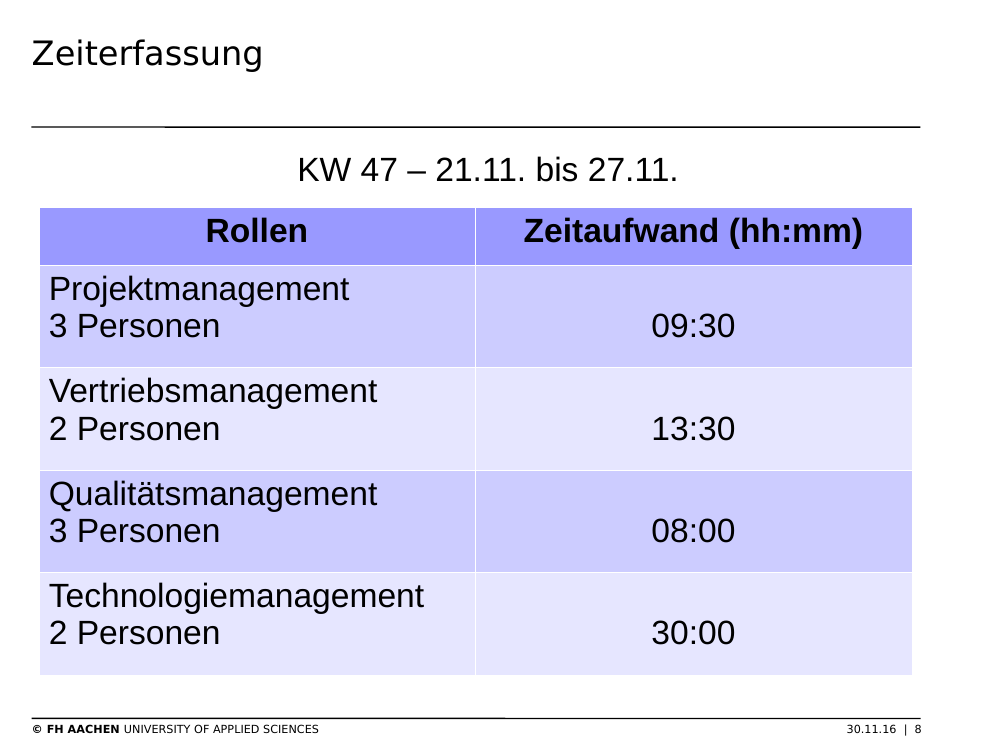
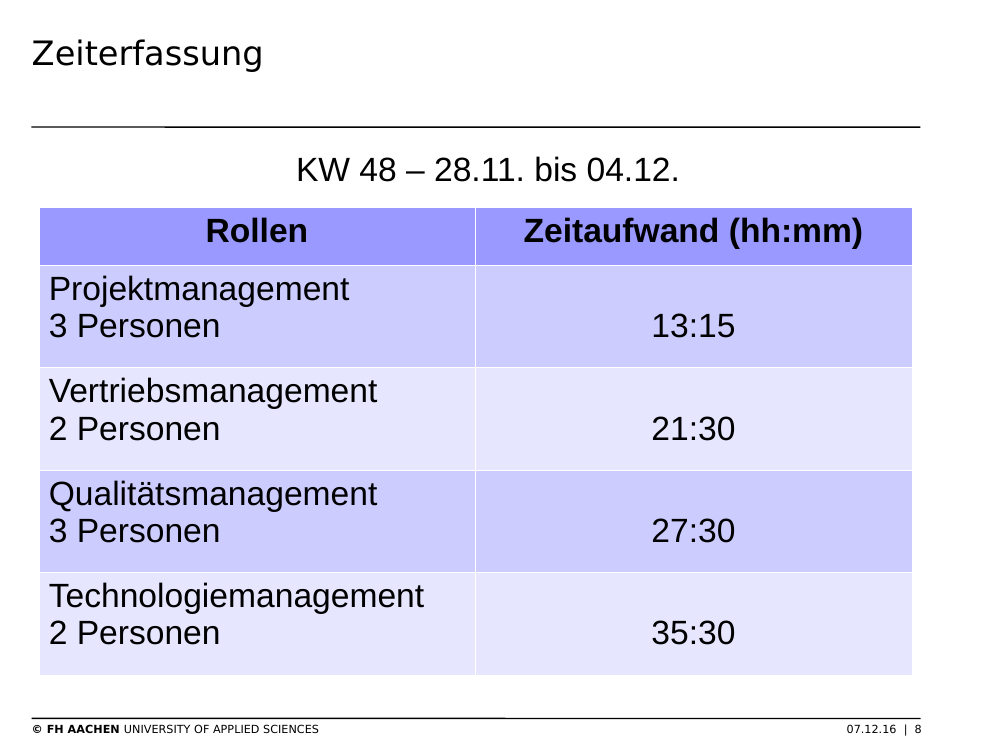
Before and after one commit to thomasgor/swe, a slide deck: slide 8 of Dokumente/Coaching/2016-12-07/2016-12-07 Präsentation Projektmgmt.odp. Drawn at 1008x756 pixels with LibreOffice and Linux fonts; fonts in the diff are those of the drawing; background and template pictures are left out. Boxes give left, top, right and bottom in pixels: in the first picture for what was removed or moved away, otherwise in the second. Text is boxed around its words. In the diff, an @@ line names an element or a change of style, - is before the commit and + after.

```diff
--- a/Dokumente/Coaching/2016-12-07/2016-12-07 Präsentation Projektmgmt.odp
+++ b/Dokumente/Coaching/2016-12-07/2016-12-07 Präsentation Projektmgmt.odp
@@ text at box(296, 156, 680, 182): text changed @@
-KW 47 – 21.11. bis 27.11.
+KW 48 – 28.11. bis 04.12.
@@ table at box(38, 208, 911, 675) @@
-row 2, column 2: 09:30
+row 2, column 2: 13:15
-row 3, column 2: 13:30
+row 3, column 2: 21:30
-row 4, column 2: 08:00
+row 4, column 2: 27:30
-row 5, column 2: 30:00
+row 5, column 2: 35:30
@@ text at box(47, 724, 922, 733): text changed @@
-© FH AACHEN UNIVERSITY OF APPLIED SCIENCES 30.11.16 | 8
+© FH AACHEN UNIVERSITY OF APPLIED SCIENCES 07.12.16 | 8
```
Also in this commit, not shown: 3 other slides changed, 2 slides added, 1 slide removed.
